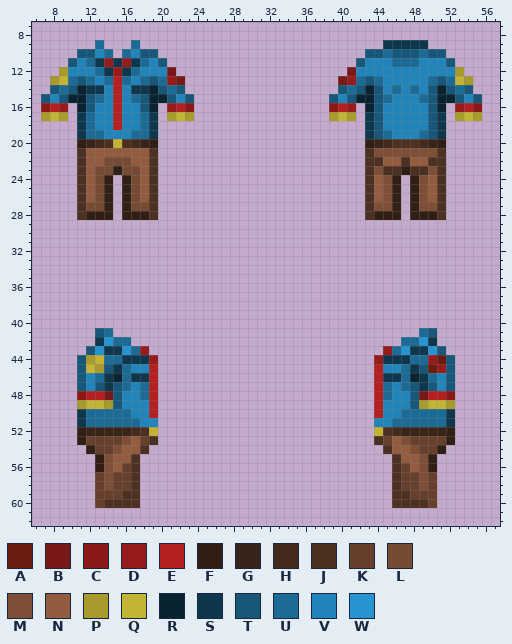
Pixel-art sprite, stored at Resources/Textures/_NF/Clothing/Uniforms/Jumpsuit/security_guard.rsi/equipped-INNERCLOTHING.png. The first picture shows the starting point.
The file is 64x64 pixels. Colours within 5 levels of each other are drawn and written as one. Shown: x 6..57, y 7..62.
Palette (. is transparent): A #6c1c0e  B #781818  C #8c1717  D #981b1b  E #b41f1f  F #311f15  G #392419  H #432a1d  J #4c3021  K #66402c  L #764a33  M #7e4f36  N #935c3f  P #a89a2d  Q #c4b435  R #092331  S #0e374d  T #16577a  U #1b6b96  V #2185bb  W #2594d1
After the commit:
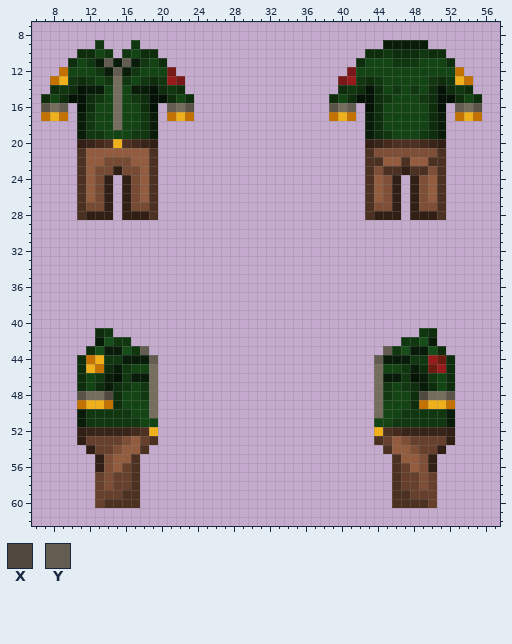
Colours new in this view: X #4f4940  Y #635c50
Diff:
@@ palette @@
-C #8c1717
+C #5a5348
-E #b41f1f
+E #756d5e
-P #a89a2d
+P #c37100
-Q #c4b435
+Q #f0b01c
-R #092331
+R #051206
-S #0e374d
+S #081c09
-T #16577a
+T #0d2d0d
-U #1b6b96
+U #103710
-V #2185bb
+V #134514
-W #2594d1
+W #164d18
@@ x 12..18 @@
 10 TVU.UVT
-11 USDSDSU
-12 VUSDSUV
+11 USYSYSU
+12 VUSYSUV
 13 UVUEUVU
@@ x 6..57 @@
 15 .TVTRRTUVEVUTRRTVT...............TVTRRTUVVVUTRRTVT..
-16 .CED.RTVVEVVTR.DEC...............CED.RTVVVVVTR.DEC..
+16 .CEY.RTVVEVVTR.YEC...............CEY.RTVVVVVTR.YEC..
 17 .PQP.SUVVEVVUS.PQP...............PQP.STVVVVVTS.PQP..
@@ x 16..47 @@
 42 U..............................U
-43 WUD..........................DUW
-44 SSSD........................DSSS
+43 WUY..........................YUW
+44 SSSY........................YSSS
 45 UVVE........................EVVU
@@ x 6..57 @@
 47 .....TVTSTUVUE........................EUVUTSTVT.....
-48 .....CEEBTVVUE........................EUVVTBEEC.....
+48 .....CEEXTVVUE........................EUVVTXEEC.....
 49 .....PQQPTVVVE........................EVVVTPQQP.....
